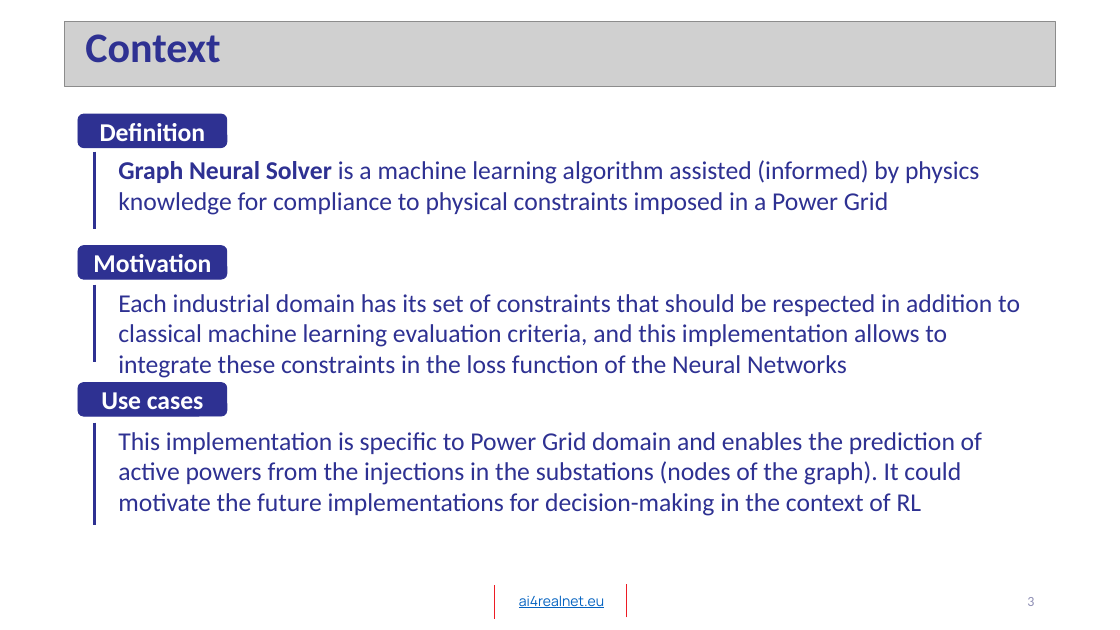
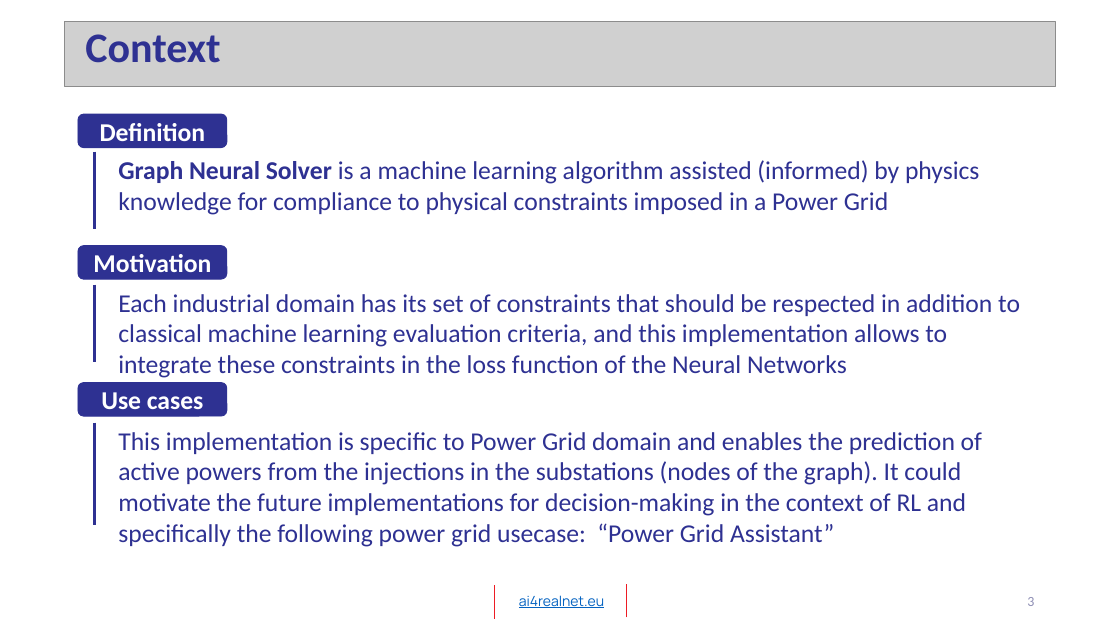
Before and after one commit to AI4REALNET/T2.1_graph_neural_solver, a slide deck: slide 3 of T2.1_KAI_GNN_IRTSX.pptx. Drawn at 1120x630 pixels with LibreOffice and Linux fonts; fonts in the diff are those of the drawing; grey boxes stand for pictures; background and template pictures are left out. Boxes give left, top, right and bottom in pixels: in the first picture for what was removed or moved away, otherwise in the second. Text is boxed around its words. In the diff, an @@ line names an element or a change of style, - is before the commit and + after.

```diff
--- a/T2.1_KAI_GNN_IRTSX.pptx
+++ b/T2.1_KAI_GNN_IRTSX.pptx
@@ text at (118,432,982,547): text changed @@
-This implementation is specific to Power Grid domain and enables the prediction of active powers from the injections in the substations (nodes of the graph). It could motivate the future implementations for decision-making in the context of RL
+This implementation is specific to Power Grid domain and enables the prediction of active powers from the injections in the substations (nodes of the graph). It could motivate the future implementations for decision-making in the context of RL and specifically the following power grid usecase: “Power Grid Assistant”
```
Also in this commit, not shown: 1 other slide changed.
